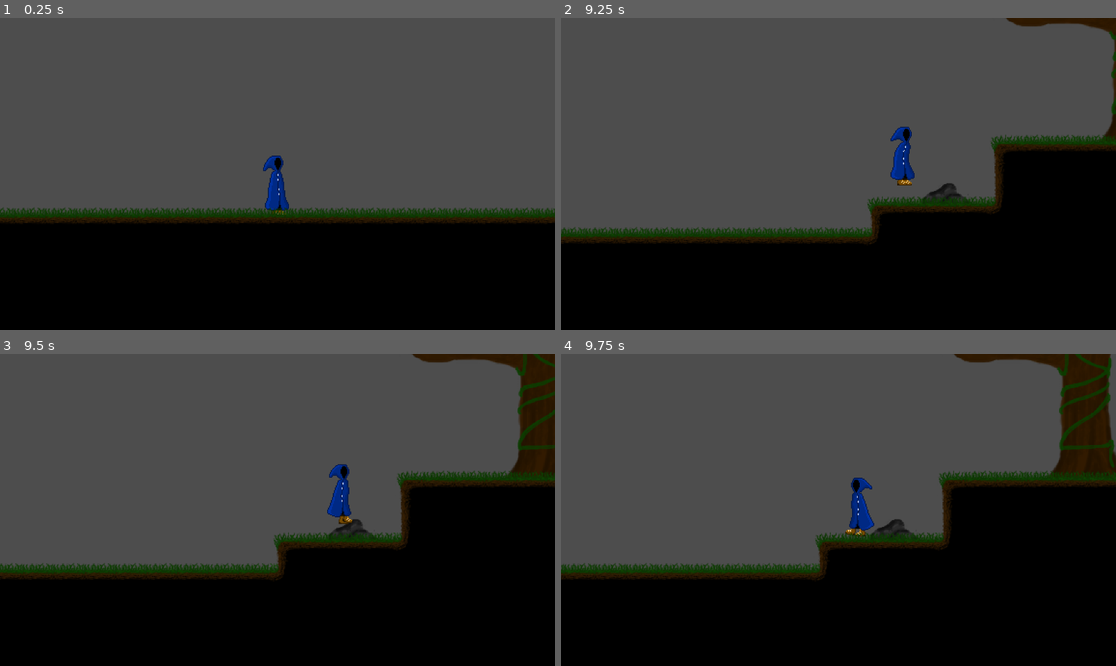
Above: before the commit, frames 1-4 (two rows, left to right).
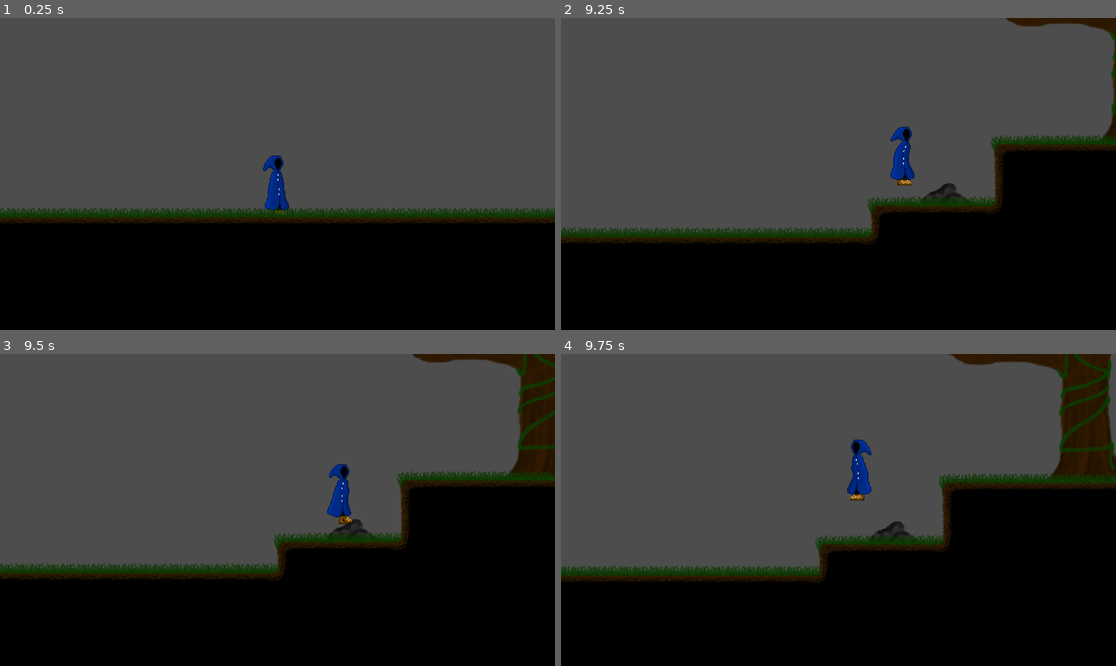
Above: after the commit, the same moments.

Repository: Maurice438361/Nyctophobia-YOGduo
Game: Godot game, scene res://world.tscn
The game is run twice, just before and just after one commit, with the same random seed, the same clock (stepped at 60 frames per second) and the same inputs.
Inputs:
- Up to frame 1 (0.25 s): no input
- Up to frame 2 (9.25 s): tap Enter at 0.5 s; hold D (Right) 0.53-2.03 s; tap Space (Jump) at 0.6, 0.77, 1.07, 1.35, 1.52, 1.82, 2.1, 2.85, 3.02, 3.32, 3.6, 3.77, 4.07, 4.35, 4.52, 4.82, 5.1, 5.85, 6.02, 6.32, 6.6, 6.77, 7.07, 7.35, 7.52, 7.82, 8.1, 8.85, 9.02 s; hold A (Left) 2.03-2.78 s; hold D (Right) 2.78-4.28 s; hold A (Left) 4.28-5.03 s; hold D (Right) 5.03-5.78 s; hold A (Left) 5.78-7.28 s; hold D (Right) from 7.28 s (still down)
- Up to frame 3 (9.5 s): keep holding D (Right); tap Space (Jump) at 9.32 s
- Up to frame 4 (9.75 s): release D (Right) at 9.53 s; hold A (Left) from 9.53 s (still down); tap Space (Jump) at 9.6 s

Frames 1-3 are identical in both runs. In frame 4, 3.7% of the frame differs, in the area x 0-100%, y 0-74%.

Commit message:
added jump scumming, and more climbing space.

Diff:
--- a/assets/Objects/climbing_space.tscn
+++ b/assets/Objects/climbing_space.tscn
@@ -3,7 +3,7 @@
 [ext_resource type="Script" uid="uid://cw0rdsxpa2o1q" path="res://assets/Scripts/Climbing_space_script.gd" id="1_su3j0"]
 
 [sub_resource type="RectangleShape2D" id="RectangleShape2D_tp3ic"]
-size = Vector2(65, 188)
+size = Vector2(27, 158.5)
 
 [node name="Climbing_space" type="Area2D"]
 collision_layer = 2
@@ -11,7 +11,7 @@
 script = ExtResource("1_su3j0")
 
 [node name="CollisionShape2D" type="CollisionShape2D" parent="."]
-position = Vector2(1.5, -67)
+position = Vector2(-10, -53.5)
 shape = SubResource("RectangleShape2D_tp3ic")
 
 [connection signal="body_entered" from="." to="." method="_on_body_entered"]
--- a/assets/Player script/nyctophobia_player.gd
+++ b/assets/Player script/nyctophobia_player.gd
@@ -21,6 +21,7 @@
 @onready var wall_check_top = $TopCollisionChecker
 @onready var wall_check_bottom = $BottomCollisionChecker
 @onready var ledge_check = $LedgeCollisionChecker
+@onready var jump_scum = $JumpCheat
 
 func is_touching_wall_full_side() -> bool:
 	var top_overlapping = wall_check_top.has_overlapping_bodies()
@@ -31,6 +32,10 @@
 	var wall_side_touched = wall_check_top.has_overlapping_bodies()
 	var ledge_clear = !ledge_check.has_overlapping_bodies()
 	return wall_side_touched and ledge_clear
+
+func can_jump() -> bool:
+	var is_on_floor = jump_scum.has_overlapping_bodies()
+	return is_on_floor
 
 func is_pushing_against_wall(normal: Vector2) -> bool:
 	return (normal == Vector2(1.0, 0.0) and Input.is_action_pressed("Left")) or \
@@ -78,7 +83,7 @@
 
 	#Jump
 
-	if Input.is_action_just_pressed("Jump") and is_on_floor():
+	if Input.is_action_just_pressed("Jump") and can_jump() and !WallCling and !HangingFromWall:
 
 		velocity.y -= JUMP_FORCE
 
@@ -140,8 +145,9 @@
 
 	#WallClimb
 
-	if IsInClimbleArea and is_on_floor() and Input.is_action_just_pressed("Up"):
+	if IsInClimbleArea and Input.is_action_just_pressed("Up"):
 		Climbing = true
+		velocity.y = 0
 
 	if Climbing:
 
--- a/objects/NyctophobiaPlayer.tscn
+++ b/objects/NyctophobiaPlayer.tscn
@@ -146,6 +146,9 @@
 [sub_resource type="SegmentShape2D" id="SegmentShape2D_21y1p"]
 a = Vector2(-10, 0)
 b = Vector2(12, 0)
+
+[sub_resource type="RectangleShape2D" id="RectangleShape2D_21y1p"]
+size = Vector2(24, 3)
 
 [node name="CharacterBody2D" type="CharacterBody2D" groups=["player"]]
 collision_layer = 2
@@ -190,3 +193,9 @@
 [node name="CollisionShape2D" type="CollisionShape2D" parent="BottomCollisionChecker"]
 position = Vector2(3, 13)
 shape = SubResource("SegmentShape2D_21y1p")
+
+[node name="JumpCheat" type="Area2D" parent="."]
+
+[node name="CollisionShape2D2" type="CollisionShape2D" parent="JumpCheat"]
+position = Vector2(0, 31.5)
+shape = SubResource("RectangleShape2D_21y1p")
--- a/world.tscn
+++ b/world.tscn
@@ -1,11 +1,11 @@
-[gd_scene load_steps=12 format=4 uid="uid://4m8x1ew1scsr"]
+[gd_scene load_steps=14 format=4 uid="uid://4m8x1ew1scsr"]
 
 [ext_resource type="Texture2D" uid="uid://bybmfoi4brm2f" path="res://assets/Playtest placeholders/Selfmade placeholders.png" id="1_f3sb7"]
 [ext_resource type="PackedScene" uid="uid://cib36sg3dy4n8" path="res://objects/NyctophobiaPlayer.tscn" id="2_fj7yv"]
 [ext_resource type="Texture2D" uid="uid://dca35j4lofgn0" path="res://assets/Objects/Rock1.png" id="3_aqk2v"]
 [ext_resource type="Texture2D" uid="uid://cc488kgg5j6sf" path="res://assets/TileSets/Grass TileSet  1.1.png" id="3_tlwt5"]
 [ext_resource type="Texture2D" uid="uid://dg4a22he8hgvb" path="res://assets/Objects/TreeWithClimbingVine1.png" id="4_036b0"]
-[ext_resource type="PackedScene" uid="uid://bxs4osdxi66yv" path="res://assets/Objects/climbing_space.tscn" id="6_dwbse"]
+[ext_resource type="Script" uid="uid://cw0rdsxpa2o1q" path="res://assets/Scripts/Climbing_space_script.gd" id="6_dwbse"]
 
 [sub_resource type="TileSetAtlasSource" id="TileSetAtlasSource_fj7yv"]
 texture = ExtResource("1_f3sb7")
@@ -189,6 +189,12 @@
 terrain_set_0/terrain_0/color = Color(0.5, 0.34375, 0.25, 1)
 sources/0 = SubResource("TileSetAtlasSource_aqk2v")
 
+[sub_resource type="RectangleShape2D" id="RectangleShape2D_tp3ic"]
+size = Vector2(27, 158.5)
+
+[sub_resource type="RectangleShape2D" id="RectangleShape2D_dwbse"]
+size = Vector2(6.5, 158.5)
+
 [node name="Node2D" type="Node2D"]
 
 [node name="Background" type="TileMapLayer" parent="."]
@@ -232,5 +238,26 @@
 tile_map_data = PackedByteArray("AAAiABMAAAABAAEAAAAhABMAAAABAAEAAAAgABMAAAABAAEAAAAfABMAAAABAAEAAAAeABMAAAABAAEAAAAdAB …(14688 unchanged characters)…
 tile_set = SubResource("TileSet_036b0")
 
-[node name="Climbing_space" parent="." instance=ExtResource("6_dwbse")]
-position = Vector2(866, 495)
+[node name="Climbing_space" type="Area2D" parent="."]
+collision_layer = 2
+collision_mask = 3
+script = ExtResource("6_dwbse")
+
+[node name="CollisionShape2D" type="CollisionShape2D" parent="Climbing_space"]
+position = Vector2(860, 442)
+shape = SubResource("RectangleShape2D_tp3ic")
+
+[node name="Climbing_space2" type="Area2D" parent="."]
+position = Vector2(619.939, 256.939)
+collision_layer = 2
+collision_mask = 3
+script = ExtResource("6_dwbse")
+
+[node name="CollisionShape2D" type="CollisionShape2D" parent="Climbing_space2"]
+position = Vector2(146.061, 8.06134)
+shape = SubResource("RectangleShape2D_dwbse")
+
+[connection signal="body_entered" from="Climbing_space" to="Climbing_space" method="_on_body_entered"]
+[connection signal="body_exited" from="Climbing_space" to="Climbing_space" method="_on_body_exited"]
+[connection signal="body_entered" from="Climbing_space2" to="Climbing_space2" method="_on_body_entered"]
+[connection signal="body_exited" from="Climbing_space2" to="Climbing_space2" method="_on_body_exited"]
Not shown: 1 places in objects/NyctophobiaPlayer.tscn that only renumber resources
